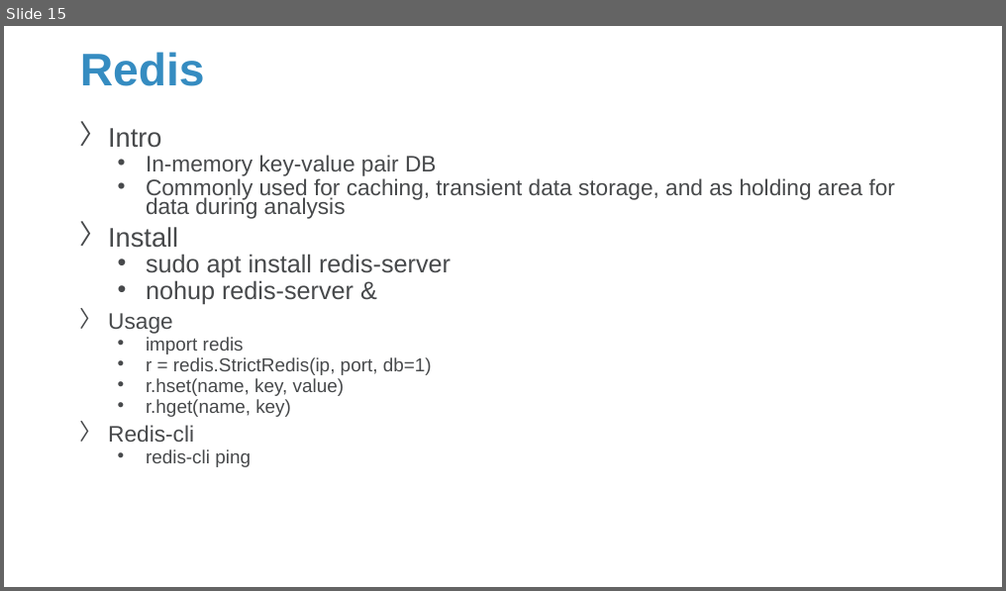
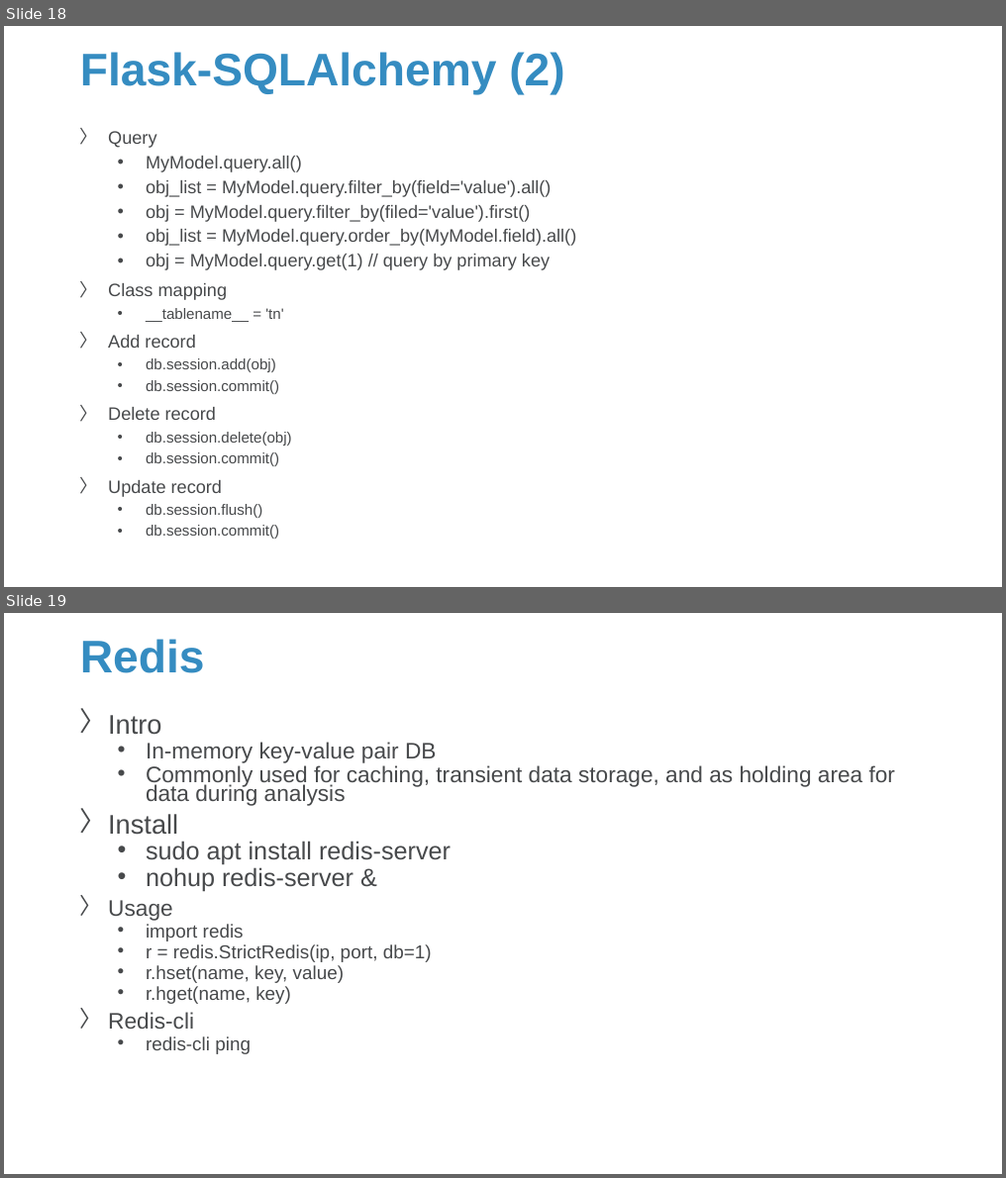
Before and after one commit to Sparks-Lu/TechNotes, a slide deck: Web/Flask-Notes.pptx. Shown one above the other, each under a label of ours: slide 15 before the commit, slides 18 and 19 after it. The pictures are 1006x591 and 1006x1178 pixels, drawn with LibreOffice and Linux fonts; fonts in the diff are those of the drawing; background and template pictures are left out. Boxes give left, top, right and bottom in pixels: in the first picture for what was removed or moved away, otherwise in the second. Text is boxed around its words. In the diff, an @@ line names an element or a change of style, - is before the commit and + after.

```diff
--- a/Web/Flask-Notes.pptx
+++ b/Web/Flask-Notes.pptx
@@ slide 18 added at (4, 26, 1002, 587), background picture (left out) @@
@@ title added at (80, 52, 564, 95), 44 pt, text #358CC1, bold @@
+Flask-SQLAlchemy (2)
@@ text added at (108, 131, 576, 539), 17.2 pt, text #47494B @@
+〉 Query
+  • MyModel.query.all()
+  • obj_list = MyModel.query.filter_by(field='value').all()
+  • obj = MyModel.query.filter_by(filed='value').first()
+  • obj_list = MyModel.query.order_by(MyModel.field).all()
+  • obj = MyModel.query.get(1) // query by primary key
+〉 Class mapping
+  • __tablename__ = 'tn'
+〉 Add record
+  • db.session.add(obj)
+  • db.session.commit()
+〉 Delete record
+  • db.session.delete(obj)
+  • db.session.commit()
+〉 Update record
+  • db.session.flush()
+  • db.session.commit()
@@ what was slide 15 is now slide 19 @@
```
Also in this commit, not shown: 4 slides changed, 4 other slides added, 6 other files.
